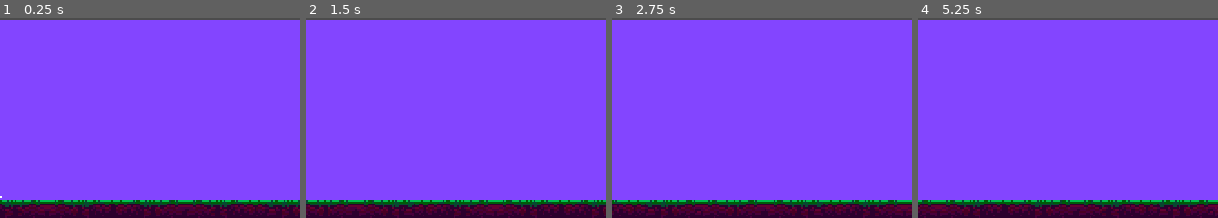
Above: before the commit, frames 1-4 (left to right).
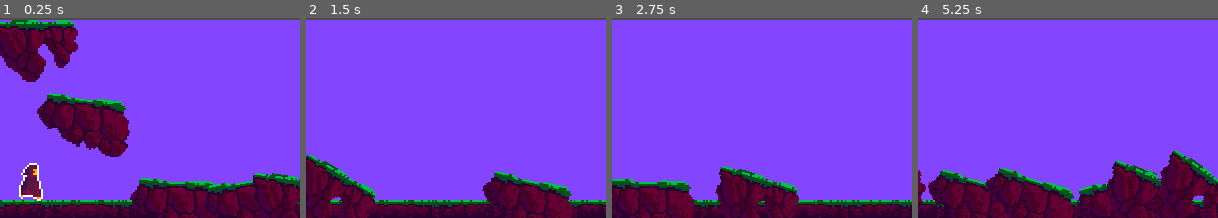
Above: after the commit, the same moments.

Repository: kcabra/floatiha
Game: Godot game, scene res://game.tscn
The game is run twice, just before and just after one commit, with the same random seed, the same clock (stepped at 60 frames per second) and the same inputs. Sound files missing from this copy of the repository are replaced by a short silence.
Inputs:
- Up to frame 1 (0.25 s): no input
- Up to frame 2 (1.5 s): tap Enter (debug_mark) at 0.5 s; tap Space (game_jump) at 0.77 s
- Up to frame 3 (2.75 s): tap Space (game_jump) at 1.52 s
- Up to frame 4 (5.25 s): tap Space (game_jump) at 3.02, 3.77, 4.52 s

The runs differ from the first frame. In frame 1, 25% of the frame differs, in the area x 0-100%, y 1-100%; in frame 2, 12%; in frame 3, 12%; in frame 4, 19%.

Commit message:
actually it's (kinda) fine, thanks

Diff:
--- a/game.gd
+++ b/game.gd
@@ -1,6 +1,7 @@
 extends Node2D
 
 onready var player = $player
+onready var level = $level
 onready var song = $song
 
 const SPEED = 300
@@ -10,9 +11,11 @@
 var move_vel = Vector2(SPEED, 0);
 
 var ilhas: Array
+var debug_array: Array
 
-
-var debug_array = Array()
+func _ready():
+	ilhas = level.get_children()
+	ilhas.pop_front()
 func _process(delta):
 	if Input.is_action_just_pressed("debug_mark"):
 		var pos = song.get_playback_position()
@@ -26,6 +29,8 @@
 		move_vel.y = -JUMP
 	move_vel.x = SPEED
 	move_vel = player.move_and_slide(move_vel)
-
-	if ilhas.size() > 0 and song.get_playback_position() > ilhas[0]["position"]:
-		ilhas.pop_front()["node"].raise()
+	if ilhas.size() > 0:
+#		for ilha in
+		pass
+	if song.get_playback_position() > ilhas[0]["MUS_POSITION"]:
+		ilhas.pop_front().raise()
--- a/game.tscn
+++ b/game.tscn
@@ -1,19 +1,21 @@
-[gd_scene load_steps=11 format=2]
+[gd_scene load_steps=13 format=2]
 
 [ext_resource path="res://game.gd" type="Script" id=1]
 [ext_resource path="res://bg.png" type="Texture" id=2]
-[ext_resource path="res://player/run1.png" type="Texture" id=3]
-[ext_resource path="res://player/run2.png" type="Texture" id=4]
-[ext_resource path="res://player/run3.png" type="Texture" id=5]
-[ext_resource path="res://player/run4.png" type="Texture" id=6]
-[ext_resource path="res://overworld-theme-short.ogg" type="AudioStream" id=7]
+[ext_resource path="res://ilha.tscn" type="PackedScene" id=3]
+[ext_resource path="res://ilha.gd" type="Script" id=4]
+[ext_resource path="res://player/run1.png" type="Texture" id=5]
+[ext_resource path="res://player/run2.png" type="Texture" id=6]
+[ext_resource path="res://player/run3.png" type="Texture" id=7]
+[ext_resource path="res://player/run4.png" type="Texture" id=8]
+[ext_resource path="res://overworld-theme-short.ogg" type="AudioStream" id=9]
 
 [sub_resource type="RectangleShape2D" id=1]
 extents = Vector2( 1e+007, 18 )
 
 [sub_resource type="SpriteFrames" id=4]
 animations = [ {
-"frames": [ ExtResource( 3 ), ExtResource( 4 ), ExtResource( 5 ), ExtResource( 6 ) ],
+"frames": [ ExtResource( 5 ), ExtResource( 6 ), ExtResource( 7 ), ExtResource( 8 ) ],
 "loop": true,
 "name": "default",
 "speed": 10.05
@@ -26,8 +28,10 @@
 script = ExtResource( 1 )
 
 [node name="level" type="Node2D" parent="."]
+editor/display_folded = true
 
 [node name="chao" type="StaticBody2D" parent="level"]
+editor/display_folded = true
 __meta__ = {
 "_edit_group_": true
 }
@@ -44,6 +48,718 @@
 position = Vector2( 1e+007, 200 )
 shape = SubResource( 1 )
 
+[node name="ilha" type="Area2D" parent="level" instance=ExtResource( 3 )]
+position = Vector2( 116, 130 )
+rotation = -0.140981
+script = ExtResource( 4 )
+tamanho_atual = 1
+MUS_POSITION = 0.02
+
+[node name="ilha2" type="Area2D" parent="level" instance=ExtResource( 3 )]
+position = Vector2( 170, 130 )
+rotation = -0.537221
+script = ExtResource( 4 )
+tamanho_atual = 1
+MUS_POSITION = 0.2
+
+[node name="ilha3" type="Area2D" parent="level" instance=ExtResource( 3 )]
+position = Vector2( 260, 130 )
+rotation = 0.448801
+script = ExtResource( 4 )
+MUS_POSITION = 0.5
+
+[node name="ilha4" type="Area2D" parent="level" instance=ExtResource( 3 )]
+position = Vector2( 320, 130 )
+rotation = 0.320862
+script = ExtResource( 4 )
+tamanho_atual = 1
+MUS_POSITION = 0.7
+
+[node name="ilha5" type="Area2D" parent="level" instance=ExtResource( 3 )]
+position = Vector2( 380, 130 )
+rotation = -0.311529
+script = ExtResource( 4 )
+MUS_POSITION = 0.9
+
+[node name="ilha6" type="Area2D" parent="level" instance=ExtResource( 3 )]
+position = Vector2( 470, 130 )
+rotation = -0.530066
+script = ExtResource( 4 )
+tamanho_atual = 1
+MUS_POSITION = 1.2
+
+[node name="ilha7" type="Area2D" parent="level" instance=ExtResource( 3 )]
+position = Vector2( 650, 130 )
+rotation = -0.750699
+script = ExtResource( 4 )
+MUS_POSITION = 1.8
+
+[node name="ilha8" type="Area2D" parent="level" instance=ExtResource( 3 )]
+position = Vector2( 830, 130 )
+rotation = 0.248573
+script = ExtResource( 4 )
+tamanho_atual = 1
+MUS_POSITION = 2.4
+
+[node name="ilha9" type="Area2D" parent="level" instance=ExtResource( 3 )]
+position = Vector2( 950, 130 )
+rotation = 0.539571
+script = ExtResource( 4 )
+tamanho_atual = 1
+MUS_POSITION = 2.8
+
+[node name="ilha10" type="Area2D" parent="level" instance=ExtResource( 3 )]
+position = Vector2( 1100, 130 )
+rotation = 0.0312279
+script = ExtResource( 4 )
+tamanho_atual = 1
+MUS_POSITION = 3.3
+
+[node name="ilha11" type="Area2D" parent="level" instance=ExtResource( 3 )]
+position = Vector2( 1220, 130 )
+rotation = 0.502031
+script = ExtResource( 4 )
+tamanho_atual = 1
+MUS_POSITION = 3.7
+
+[node name="ilha12" type="Area2D" parent="level" instance=ExtResource( 3 )]
+position = Vector2( 1310, 130 )
+rotation = -0.705035
+script = ExtResource( 4 )
+tamanho_atual = 1
+MUS_POSITION = 4
+
+[node name="ilha13" type="Area2D" parent="level" instance=ExtResource( 3 )]
+position = Vector2( 1400, 130 )
+rotation = -0.716836
+script = ExtResource( 4 )
+tamanho_atual = 1
+MUS_POSITION = 4.3
+
+[node name="ilha14" type="Area2D" parent="level" instance=ExtResource( 3 )]
+position = Vector2( 1460, 130 )
+rotation = 0.378621
+script = ExtResource( 4 )
+MUS_POSITION = 4.5
+
+[node name="ilha15" type="Area2D" parent="level" instance=ExtResource( 3 )]
+position = Vector2( 1490, 130 )
+rotation = -0.749907
+script = ExtResource( 4 )
+tamanho_atual = 1
+MUS_POSITION = 4.6
+
+[node name="ilha16" type="Area2D" parent="level" instance=ExtResource( 3 )]
+position = Vector2( 1610, 130 )
+rotation = 0.126059
+script = ExtResource( 4 )
+tamanho_atual = 1
+MUS_POSITION = 5
+
+[node name="ilha17" type="Area2D" parent="level" instance=ExtResource( 3 )]
+position = Vector2( 1670, 130 )
+rotation = -0.380196
+script = ExtResource( 4 )
+tamanho_atual = 1
+MUS_POSITION = 5.2
+
+[node name="ilha18" type="Area2D" parent="level" instance=ExtResource( 3 )]
+position = Vector2( 1730, 130 )
+rotation = -0.763424
+script = ExtResource( 4 )
+MUS_POSITION = 5.4
+
+[node name="ilha19" type="Area2D" parent="level" instance=ExtResource( 3 )]
+position = Vector2( 1790, 130 )
+rotation = 0.675424
+script = ExtResource( 4 )
+tamanho_atual = 1
+MUS_POSITION = 5.6
+
+[node name="ilha20" type="Area2D" parent="level" instance=ExtResource( 3 )]
+position = Vector2( 1850, 130 )
+rotation = -0.665458
+script = ExtResource( 4 )
+MUS_POSITION = 5.8
+
+[node name="ilha21" type="Area2D" parent="level" instance=ExtResource( 3 )]
+position = Vector2( 1880, 130 )
+rotation = -0.00240218
+script = ExtResource( 4 )
+tamanho_atual = 1
+MUS_POSITION = 5.9
+
+[node name="ilha22" type="Area2D" parent="level" instance=ExtResource( 3 )]
+position = Vector2( 1970, 130 )
+rotation = 0.454786
+script = ExtResource( 4 )
+MUS_POSITION = 6.2
+
+[node name="ilha23" type="Area2D" parent="level" instance=ExtResource( 3 )]
+position = Vector2( 2060, 130 )
+rotation = 0.585686
+script = ExtResource( 4 )
+tamanho_atual = 1
+MUS_POSITION = 6.5
+
+[node name="ilha24" type="Area2D" parent="level" instance=ExtResource( 3 )]
+position = Vector2( 2120, 130 )
+rotation = 0.0488649
+script = ExtResource( 4 )
+tamanho_atual = 1
+MUS_POSITION = 6.7
+
+[node name="ilha25" type="Area2D" parent="level" instance=ExtResource( 3 )]
+position = Vector2( 2150, 130 )
+rotation = -0.201722
+script = ExtResource( 4 )
+MUS_POSITION = 6.8
+
+[node name="ilha26" type="Area2D" parent="level" instance=ExtResource( 3 )]
+position = Vector2( 2300, 130 )
+rotation = 0.159858
+script = ExtResource( 4 )
+tamanho_atual = 1
+MUS_POSITION = 7.3
+
+[node name="ilha27" type="Area2D" parent="level" instance=ExtResource( 3 )]
+position = Vector2( 2450, 130 )
+rotation = -0.119676
+script = ExtResource( 4 )
+MUS_POSITION = 7.8
+
+[node name="ilha28" type="Area2D" parent="level" instance=ExtResource( 3 )]
+position = Vector2( 2570, 130 )
+rotation = -0.151475
+script = ExtResource( 4 )
+tamanho_atual = 1
+MUS_POSITION = 8.2
+
+[node name="ilha29" type="Area2D" parent="level" instance=ExtResource( 3 )]
+position = Vector2( 2690, 130 )
+rotation = 0.600758
+script = ExtResource( 4 )
+tamanho_atual = 1
+MUS_POSITION = 8.6
+
+[node name="ilha30" type="Area2D" parent="level" instance=ExtResource( 3 )]
+position = Vector2( 2780, 130 )
+rotation = 0.181047
+script = ExtResource( 4 )
+MUS_POSITION = 8.9
+
+[node name="ilha31" type="Area2D" parent="level" instance=ExtResource( 3 )]
+position = Vector2( 2870, 130 )
+rotation = -0.732781
+script = ExtResource( 4 )
+MUS_POSITION = 9.2
+
+[node name="ilha32" type="Area2D" parent="level" instance=ExtResource( 3 )]
+position = Vector2( 2930, 130 )
+rotation = 0.570222
+script = ExtResource( 4 )
+MUS_POSITION = 9.4
+
+[node name="ilha33" type="Area2D" parent="level" instance=ExtResource( 3 )]
+position = Vector2( 3020, 130 )
+rotation = 0.617339
+script = ExtResource( 4 )
+tamanho_atual = 1
+MUS_POSITION = 9.7
+
+[node name="ilha34" type="Area2D" parent="level" instance=ExtResource( 3 )]
+position = Vector2( 3080, 130 )
+rotation = 0.596203
+script = ExtResource( 4 )
+tamanho_atual = 1
+MUS_POSITION = 9.9
+
+[node name="ilha35" type="Area2D" parent="level" instance=ExtResource( 3 )]
+position = Vector2( 3140, 130 )
+rotation = -0.617571
+script = ExtResource( 4 )
+tamanho_atual = 1
+MUS_POSITION = 10.1
+
+[node name="ilha36" type="Area2D" parent="level" instance=ExtResource( 3 )]
+position = Vector2( 3200, 130 )
+rotation = -0.222477
+script = ExtResource( 4 )
+tamanho_atual = 1
+MUS_POSITION = 10.3
+
+[node name="ilha37" type="Area2D" parent="level" instance=ExtResource( 3 )]
+position = Vector2( 3290, 130 )
+rotation = -0.672614
+script = ExtResource( 4 )
+MUS_POSITION = 10.6
+
+[node name="ilha38" type="Area2D" parent="level" instance=ExtResource( 3 )]
+position = Vector2( 3350, 130 )
+rotation = -0.633818
+script = ExtResource( 4 )
+tamanho_atual = 1
+MUS_POSITION = 10.8
+
+[node name="ilha39" type="Area2D" parent="level" instance=ExtResource( 3 )]
+position = Vector2( 3440, 130 )
+rotation = -0.524017
+script = ExtResource( 4 )
+MUS_POSITION = 11.1
+
+[node name="ilha40" type="Area2D" parent="level" instance=ExtResource( 3 )]
+position = Vector2( 3500, 130 )
+rotation = -0.428774
+script = ExtResource( 4 )
+MUS_POSITION = 11.3
+
+[node name="ilha41" type="Area2D" parent="level" instance=ExtResource( 3 )]
+position = Vector2( 3560, 130 )
+rotation = 0.152723
+script = ExtResource( 4 )
+MUS_POSITION = 11.5
+
+[node name="ilha42" type="Area2D" parent="level" instance=ExtResource( 3 )]
+position = Vector2( 3590, 130 )
+rotation = -0.0352993
+script = ExtResource( 4 )
+tamanho_atual = 1
+MUS_POSITION = 11.6
+
+[node name="ilha43" type="Area2D" parent="level" instance=ExtResource( 3 )]
+position = Vector2( 3741.02, 130 )
+rotation = 0.499928
+script = ExtResource( 4 )
+MUS_POSITION = 12.1034
+
+[node name="ilha44" type="Area2D" parent="level" instance=ExtResource( 3 )]
+position = Vector2( 3838.54, 130 )
+rotation = 0.124651
+script = ExtResource( 4 )
+MUS_POSITION = 12.4285
+
+[node name="ilha45" type="Area2D" parent="level" instance=ExtResource( 3 )]
+position = Vector2( 3880.34, 130 )
+rotation = -0.783118
+script = ExtResource( 4 )
+MUS_POSITION = 12.5678
+
+[node name="ilha46" type="Area2D" parent="level" instance=ExtResource( 3 )]
+position = Vector2( 3922.14, 130 )
+rotation = -0.500909
+script = ExtResource( 4 )
+tamanho_atual = 1
+MUS_POSITION = 12.7071
+
+[node name="ilha47" type="Area2D" parent="level" instance=ExtResource( 3 )]
+position = Vector2( 4047.52, 130 )
+rotation = 0.574724
+script = ExtResource( 4 )
+MUS_POSITION = 13.1251
+
+[node name="ilha48" type="Area2D" parent="level" instance=ExtResource( 3 )]
+position = Vector2( 4145.05, 130 )
+rotation = 0.637088
+script = ExtResource( 4 )
+tamanho_atual = 1
+MUS_POSITION = 13.4502
+
+[node name="ilha49" type="Area2D" parent="level" instance=ExtResource( 3 )]
+position = Vector2( 4193.81, 130 )
+rotation = -0.42242
+script = ExtResource( 4 )
+MUS_POSITION = 13.6127
+
+[node name="ilha50" type="Area2D" parent="level" instance=ExtResource( 3 )]
+position = Vector2( 4235.61, 130 )
+rotation = -0.359647
+script = ExtResource( 4 )
+MUS_POSITION = 13.752
+
+[node name="ilha51" type="Area2D" parent="level" instance=ExtResource( 3 )]
+position = Vector2( 4340.1, 130 )
+rotation = 0.525465
+script = ExtResource( 4 )
+tamanho_atual = 1
+MUS_POSITION = 14.1003
+
+[node name="ilha52" type="Area2D" parent="level" instance=ExtResource( 3 )]
+position = Vector2( 4388.86, 130 )
+rotation = 0.599839
+script = ExtResource( 4 )
+tamanho_atual = 1
+MUS_POSITION = 14.2629
+
+[node name="ilha53" type="Area2D" parent="level" instance=ExtResource( 3 )]
+position = Vector2( 4423.69, 130 )
+rotation = 0.68135
+script = ExtResource( 4 )
+tamanho_atual = 1
+MUS_POSITION = 14.379
+
+[node name="ilha54" type="Area2D" parent="level" instance=ExtResource( 3 )]
+position = Vector2( 4549.07, 130 )
+rotation = 0.117189
+script = ExtResource( 4 )
+MUS_POSITION = 14.7969
+
+[node name="ilha55" type="Area2D" parent="level" instance=ExtResource( 3 )]
+position = Vector2( 4597.84, 130 )
+rotation = -0.644836
+script = ExtResource( 4 )
+MUS_POSITION = 14.9595
+
+[node name="ilha56" type="Area2D" parent="level" instance=ExtResource( 3 )]
+position = Vector2( 4639.63, 130 )
+rotation = -0.599276
+script = ExtResource( 4 )
+tamanho_atual = 1
+MUS_POSITION = 15.0988
+
+[node name="ilha57" type="Area2D" parent="level" instance=ExtResource( 3 )]
+position = Vector2( 4688.39, 130 )
+rotation = 0.547738
+script = ExtResource( 4 )
+MUS_POSITION = 15.2613
+
+[node name="ilha58" type="Area2D" parent="level" instance=ExtResource( 3 )]
+position = Vector2( 4778.95, 130 )
+rotation = 0.332167
+script = ExtResource( 4 )
+MUS_POSITION = 15.5632
+
+[node name="ilha59" type="Area2D" parent="level" instance=ExtResource( 3 )]
+position = Vector2( 4883.44, 130 )
+rotation = 0.674321
+script = ExtResource( 4 )
+tamanho_atual = 1
+MUS_POSITION = 15.9115
+
+[node name="ilha60" type="Area2D" parent="level" instance=ExtResource( 3 )]
+position = Vector2( 4960.07, 130 )
+rotation = 0.29462
+script = ExtResource( 4 )
+tamanho_atual = 1
+MUS_POSITION = 16.1669
+
+[node name="ilha61" type="Area2D" parent="level" instance=ExtResource( 3 )]
+position = Vector2( 5015.8, 130 )
+rotation = -0.597942
+script = ExtResource( 4 )
+tamanho_atual = 1
+MUS_POSITION = 16.3527
+
+[node name="ilha62" type="Area2D" parent="level" instance=ExtResource( 3 )]
+position = Vector2( 5240, 130 )
+rotation = 0.289886
+script = ExtResource( 4 )
+tamanho_atual = 1
+MUS_POSITION = 17.1
+
+[node name="ilha63" type="Area2D" parent="level" instance=ExtResource( 3 )]
+position = Vector2( 5300, 130 )
+rotation = -0.367596
+script = ExtResource( 4 )
+tamanho_atual = 1
+MUS_POSITION = 17.3
+
+[node name="ilha64" type="Area2D" parent="level" instance=ExtResource( 3 )]
+position = Vector2( 5360, 130 )
+rotation = 0.482545
+script = ExtResource( 4 )
+tamanho_atual = 1
+MUS_POSITION = 17.5
+
+[node name="ilha65" type="Area2D" parent="level" instance=ExtResource( 3 )]
+position = Vector2( 5480, 130 )
+rotation = 0.369801
+script = ExtResource( 4 )
+tamanho_atual = 1
+MUS_POSITION = 17.9
+
+[node name="ilha66" type="Area2D" parent="level" instance=ExtResource( 3 )]
+position = Vector2( 5570, 130 )
+rotation = 0.607239
+script = ExtResource( 4 )
+tamanho_atual = 1
+MUS_POSITION = 18.2
+
+[node name="ilha67" type="Area2D" parent="level" instance=ExtResource( 3 )]
+position = Vector2( 5630, 130 )
+rotation = 0.253826
+script = ExtResource( 4 )
+MUS_POSITION = 18.4
+
+[node name="ilha68" type="Area2D" parent="level" instance=ExtResource( 3 )]
+position = Vector2( 5660, 130 )
+rotation = -0.249491
+script = ExtResource( 4 )
+MUS_POSITION = 18.5
+
+[node name="ilha69" type="Area2D" parent="level" instance=ExtResource( 3 )]
+position = Vector2( 5780, 130 )
+rotation = -0.75964
+script = ExtResource( 4 )
+MUS_POSITION = 18.9
+
+[node name="ilha70" type="Area2D" parent="level" instance=ExtResource( 3 )]
+position = Vector2( 5810, 130 )
+rotation = -0.0412258
+script = ExtResource( 4 )
+tamanho_atual = 1
+MUS_POSITION = 19
+
+[node name="ilha71" type="Area2D" parent="level" instance=ExtResource( 3 )]
+position = Vector2( 5840, 130 )
+rotation = -0.516601
+script = ExtResource( 4 )
+MUS_POSITION = 19.1
+
+[node name="ilha72" type="Area2D" parent="level" instance=ExtResource( 3 )]
+position = Vector2( 5990, 130 )
+rotation = 0.760952
+script = ExtResource( 4 )
+tamanho_atual = 1
+MUS_POSITION = 19.6
+
+[node name="ilha73" type="Area2D" parent="level" instance=ExtResource( 3 )]
+position = Vector2( 6110, 130 )
+rotation = -0.485184
+script = ExtResource( 4 )
+tamanho_atual = 1
+MUS_POSITION = 20
+
+[node name="ilha74" type="Area2D" parent="level" instance=ExtResource( 3 )]
+position = Vector2( 6260, 130 )
+rotation = 0.387964
+script = ExtResource( 4 )
+MUS_POSITION = 20.5
+
+[node name="ilha75" type="Area2D" parent="level" instance=ExtResource( 3 )]
+position = Vector2( 6710, 130 )
+rotation = -0.438659
+script = ExtResource( 4 )
+tamanho_atual = 1
+MUS_POSITION = 22
+
+[node name="ilha76" type="Area2D" parent="level" instance=ExtResource( 3 )]
+position = Vector2( 6740, 130 )
+rotation = -0.144079
+script = ExtResource( 4 )
+tamanho_atual = 1
+MUS_POSITION = 22.1
+
+[node name="ilha77" type="Area2D" parent="level" instance=ExtResource( 3 )]
+position = Vector2( 6800, 130 )
+rotation = 0.202019
+script = ExtResource( 4 )
+tamanho_atual = 1
+MUS_POSITION = 22.3
+
+[node name="ilha78" type="Area2D" parent="level" instance=ExtResource( 3 )]
+position = Vector2( 6920, 130 )
+rotation = 0.746853
+script = ExtResource( 4 )
+MUS_POSITION = 22.7
+
+[node name="ilha79" type="Area2D" parent="level" instance=ExtResource( 3 )]
+position = Vector2( 7040, 130 )
+rotation = 0.716171
+script = ExtResource( 4 )
+tamanho_atual = 1
+MUS_POSITION = 23.1
+
+[node name="ilha80" type="Area2D" parent="level" instance=ExtResource( 3 )]
+position = Vector2( 7070, 130 )
+rotation = -0.267107
+script = ExtResource( 4 )
+tamanho_atual = 1
+MUS_POSITION = 23.2
+
+[node name="ilha81" type="Area2D" parent="level" instance=ExtResource( 3 )]
+position = Vector2( 7100, 130 )
+rotation = -0.672807
+script = ExtResource( 4 )
+tamanho_atual = 1
+MUS_POSITION = 23.3
+
+[node name="ilha82" type="Area2D" parent="level" instance=ExtResource( 3 )]
+position = Vector2( 7220, 130 )
+rotation = -0.03059
+script = ExtResource( 4 )
+MUS_POSITION = 23.7
+
+[node name="ilha83" type="Area2D" parent="level" instance=ExtResource( 3 )]
+position = Vector2( 7280, 130 )
+rotation = -0.0238661
+script = ExtResource( 4 )
+MUS_POSITION = 23.9
+
+[node name="ilha84" type="Area2D" parent="level" instance=ExtResource( 3 )]
+position = Vector2( 7310, 130 )
+rotation = -0.547978
+script = ExtResource( 4 )
+MUS_POSITION = 24
+
+[node name="ilha85" type="Area2D" parent="level" instance=ExtResource( 3 )]
+position = Vector2( 7430, 130 )
+rotation = -0.00228966
+script = ExtResource( 4 )
+tamanho_atual = 1
+MUS_POSITION = 24.4
+
+[node name="ilha86" type="Area2D" parent="level" instance=ExtResource( 3 )]
+position = Vector2( 7460, 130 )
+rotation = 0.556523
+script = ExtResource( 4 )
+MUS_POSITION = 24.5
+
+[node name="ilha87" type="Area2D" parent="level" instance=ExtResource( 3 )]
+position = Vector2( 7610, 130 )
+rotation = -0.142035
+script = ExtResource( 4 )
+tamanho_atual = 1
+MUS_POSITION = 25
+
+[node name="ilha88" type="Area2D" parent="level" instance=ExtResource( 3 )]
+position = Vector2( 7760, 130 )
+rotation = -0.0108398
+script = ExtResource( 4 )
+tamanho_atual = 1
+MUS_POSITION = 25.5
+
+[node name="ilha89" type="Area2D" parent="level" instance=ExtResource( 3 )]
+position = Vector2( 7820, 130 )
+rotation = -0.581562
+script = ExtResource( 4 )
+MUS_POSITION = 25.7
+
+[node name="ilha90" type="Area2D" parent="level" instance=ExtResource( 3 )]
+position = Vector2( 7880, 130 )
+rotation = -0.21561
+script = ExtResource( 4 )
+MUS_POSITION = 25.9
+
+[node name="ilha91" type="Area2D" parent="level" instance=ExtResource( 3 )]
+position = Vector2( 8150, 130 )
+rotation = 0.718649
+script = ExtResource( 4 )
+MUS_POSITION = 26.8
+
+[node name="ilha92" type="Area2D" parent="level" instance=ExtResource( 3 )]
+position = Vector2( 8210, 130 )
+rotation = -0.185925
+script = ExtResource( 4 )
+MUS_POSITION = 27
+
+[node name="ilha93" type="Area2D" parent="level" instance=ExtResource( 3 )]
+position = Vector2( 8240, 130 )
+rotation = 0.0806684
+script = ExtResource( 4 )
+MUS_POSITION = 27.1
+
+[node name="ilha94" type="Area2D" parent="level" instance=ExtResource( 3 )]
+position = Vector2( 8360, 130 )
+rotation = -0.126535
+script = ExtResource( 4 )
+MUS_POSITION = 27.5
+
+[node name="ilha95" type="Area2D" parent="level" instance=ExtResource( 3 )]
+position = Vector2( 8450, 130 )
+rotation = 0.357526
+script = ExtResource( 4 )
+tamanho_atual = 1
+MUS_POSITION = 27.8
+
+[node name="ilha96" type="Area2D" parent="level" instance=ExtResource( 3 )]
+position = Vector2( 8510, 130 )
+rotation = 0.233472
+script = ExtResource( 4 )
+tamanho_atual = 1
+MUS_POSITION = 28
+
+[node name="ilha97" type="Area2D" parent="level" instance=ExtResource( 3 )]
+position = Vector2( 8540, 130 )
+rotation = -0.563521
+script = ExtResource( 4 )
+MUS_POSITION = 28.1
+
+[node name="ilha98" type="Area2D" parent="level" instance=ExtResource( 3 )]
+position = Vector2( 8660, 130 )
+rotation = -0.518285
+script = ExtResource( 4 )
+MUS_POSITION = 28.5
+
+[node name="ilha99" type="Area2D" parent="level" instance=ExtResource( 3 )]
+position = Vector2( 8720, 130 )
+rotation = -0.147813
+script = ExtResource( 4 )
+tamanho_atual = 1
+MUS_POSITION = 28.7
+
+[node name="ilha100" type="Area2D" parent="level" instance=ExtResource( 3 )]
+position = Vector2( 8840, 130 )
+rotation = -0.282178
+script = ExtResource( 4 )
+tamanho_atual = 1
+MUS_POSITION = 29.1
+
+[node name="ilha101" type="Area2D" parent="level" instance=ExtResource( 3 )]
+position = Vector2( 8990, 130 )
+rotation = 0.146655
+script = ExtResource( 4 )
+MUS_POSITION = 29.6
+
+[node name="ilha102" type="Area2D" parent="level" instance=ExtResource( 3 )]
+position = Vector2( 9110, 130 )
+rotation = -0.101205
+script = ExtResource( 4 )
+MUS_POSITION = 30
+
+[node name="ilha103" type="Area2D" parent="level" instance=ExtResource( 3 )]
+position = Vector2( 9620, 130 )
+rotation = -0.37383
+script = ExtResource( 4 )
+MUS_POSITION = 31.7
+
+[node name="ilha104" type="Area2D" parent="level" instance=ExtResource( 3 )]
+position = Vector2( 9740, 130 )
+rotation = -0.246972
+script = ExtResource( 4 )
+MUS_POSITION = 32.1
+
+[node name="ilha105" type="Area2D" parent="level" instance=ExtResource( 3 )]
+position = Vector2( 9770, 130 )
+rotation = -0.0272377
+script = ExtResource( 4 )
+MUS_POSITION = 32.2
+
+[node name="ilha106" type="Area2D" parent="level" instance=ExtResource( 3 )]
+position = Vector2( 9860, 130 )
+rotation = 0.207599
+script = ExtResource( 4 )
+tamanho_atual = 1
+MUS_POSITION = 32.5
+
+[node name="ilha107" type="Area2D" parent="level" instance=ExtResource( 3 )]
+position = Vector2( 9860, 130 )
+rotation = 0.576536
+script = ExtResource( 4 )
+MUS_POSITION = 32.5
+
+[node name="ilha108" type="Area2D" parent="level" instance=ExtResource( 3 )]
+position = Vector2( 9860, 130 )
+rotation = 0.600546
+script = ExtResource( 4 )
+MUS_POSITION = 32.5
+
+[node name="ilha109" type="Area2D" parent="level" instance=ExtResource( 3 )]
+position = Vector2( 9860, 130 )
+rotation = 0.236428
+script = ExtResource( 4 )
+tamanho_atual = 1
+MUS_POSITION = 32.5
+
 [node name="player" type="KinematicBody2D" parent="."]
 position = Vector2( 36, 149 )
 
@@ -51,11 +767,11 @@
 position = Vector2( 0, 13 )
 scale = Vector2( 2, 2 )
 frames = SubResource( 4 )
-frame = 2
+frame = 1
 playing = true
 
 [node name="Camera2D" type="Camera2D" parent="player"]
-offset = Vector2( 120, 0 )
+offset = Vector2( 80, 0 )
 current = true
 limit_left = 0
 limit_top = 0
--- a/genislands.gd
+++ b/genislands.gd
@@ -1,13 +1,20 @@
+tool
 extends EditorScript
 
 func _run():
 	var game = get_scene()
 	var level = game.get_node("level")
+	for node in level.get_children():
+		if "ilha".is_subsequence_of(node.name):
+			node.free()
 	var ilha_scene: PackedScene = load("res://ilha.tscn")
 	var ilha_array = [0.02, 0.2, 0.5, 0.7, 0.9, 1.2, 1.8, 2.4, 2.8, 3.3, 3.7, 4, 4.3, 4.5, 4.6, 5, 5.2, 5.4, 5.6, 5.8, 5.9 …(594 unchanged characters)…
+	randomize()
 	for pos in ilha_array:
 		var ilha = ilha_scene.instance()
 		ilha.position.x = pos * game.SPEED + game.OFFSET
-		ilha.POSITION = pos
+		ilha.MUS_POSITION = pos
+		ilha.tamanho_atual = randi() % 2
+		print(ilha.tamanho_atual)
 		level.add_child(ilha)
-		ilha.set_owner = game
+		ilha.set_owner(game)
--- a/ilha.gd
+++ b/ilha.gd
@@ -1,3 +1,4 @@
+tool
 extends Area2D
 
 onready var tween = $Tween
@@ -6,10 +7,10 @@
 enum cores {verde, amarelo, cristal}
 export (cores) var tipo_atual = cores.verde
 enum tamanhos {pequena, grande}
-export (tamanhos) var tamanho_atual = tamanhos.pequena
+export (tamanhos) var tamanho_atual
 
 export (float, 0, 2, 0.1) var DURATION = 0.2
-export (float, 0, 300, 0.1) var POSITION
+export (float, 0, 300, 0.1) var MUS_POSITION
 
 var up_range
 
Not shown: 1 places in game.tscn that only renumber resources
